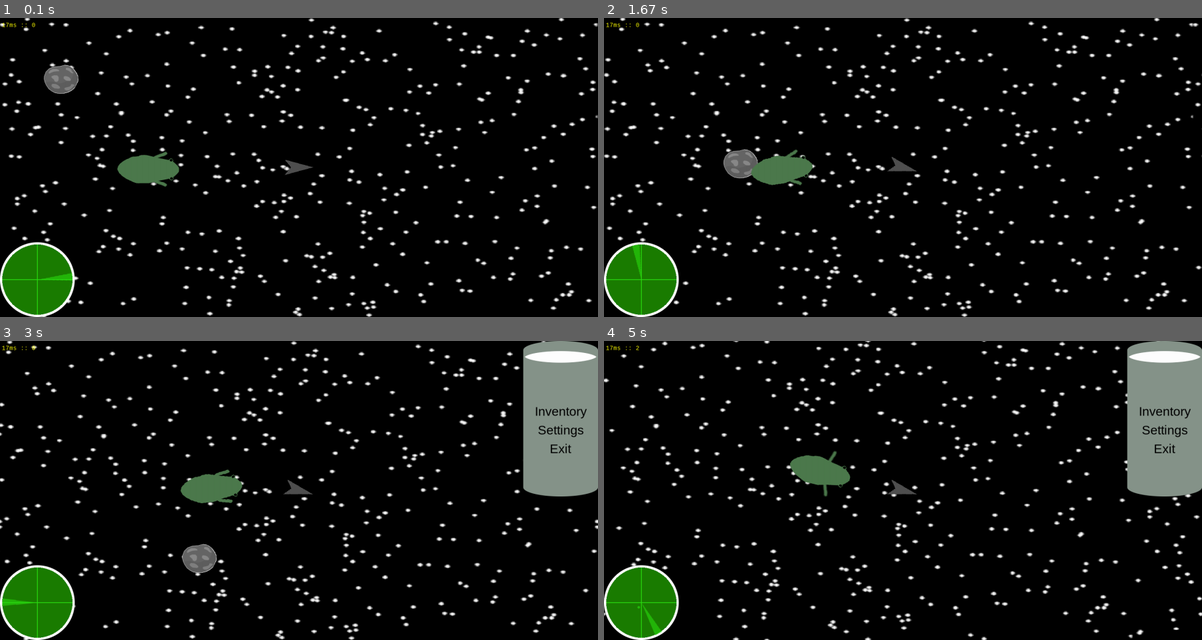
Above: before the commit, frames 1-4 (two rows, left to right).
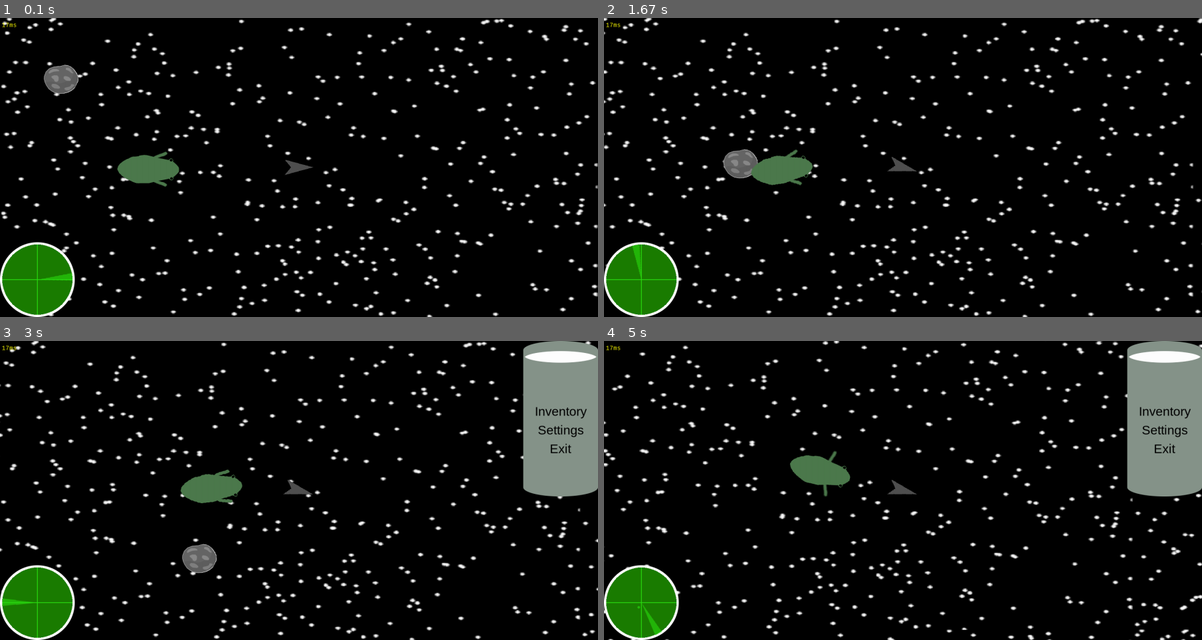
Above: after the commit, the same moments.

Repository: Jacob-OTW/Explorer-in-PyGame
Game: pygame game, started from main.py
The game is run twice, just before and just after one commit, with the same random seed, the same clock (stepped at 60 frames per second) and the same inputs.
Inputs (mouse positions are in pixels of both pictures, inside the frame that each line leads up to):
- Up to frame 1 (0.1 s): no input
- Up to frame 2 (1.67 s): tap Space at 0.33 s; click (1094, 158) at 0.72 s; tap D at 1 s; right-click (717, 122) at 1.38 s
- Up to frame 3 (3 s): tap Q at 1.67 s; tap E at 2 s; hold Up 2.33-2.63 s; hold Down 2.67-2.97 s
- Up to frame 4 (5 s): hold Up 3-3.37 s; tap Space at 3.07, 3.47, 3.87, 4.2, 4.53, 4.93 s; hold Down 3.4-3.77 s; hold Up 3.8-4.1 s; hold Down 4.13-4.43 s; hold Up 4.47-4.83 s; hold Down from 4.87 s (still down)

The runs differ from the first frame. In frame 1, 8.6% of the frame differs, in the area x 0-100%, y 0-100%; in frame 2, 8.5%; in frame 3, 7.9%; in frame 4, 8.2%.

Commit message:
creature_obj.py: Change for loop into filter function with lambda call
effects.py:
remove useless import statement

main.py:
Changed Mimic class call "is_player" is no longer required, it will check if the pass arg is of the type player_obj.py.Player

missile_obj.py:
Added predicted line-of-sight function with recursive call.
Optimised the way it checks for collisions with "overlaps_with" function.
Added Smooth turning, the turning process of the missile will no longer be instant, but rather, it can only turn at 2.5° each cycle.

nav_objs.py
Fixed typos
Changed the way the Mimic check if the passed arg is a player, it will check for type instead of asking for it via an extra arg.
Added Comments for better readability
Made "set_target" an object function instead of class

planet_obj.py:
Made the killing of an asteroid part of the reconstruct function.

player_obj.py:
Made "overlaps_with" part of settings.py:

settings.py:
Added "overlaps_with" function. It's a simple way to check if an object is colliding with any sprite from a group, it will return the objects that are colliding. The change was made because, it uses a rect collision before using a more resource intense call.

shop_UI_obj.py:
Removed useless import statement
Fixed typo in class name, was "Shop_UI" is now "ShopUI"

space_probe_obj.py:
Updated the way the player force is accuses, before it used 2 vars, now it uses a "pygame.math.vector2" object.

star_obj.py:
Fixed typos.
Changed indentation, so the lines were not too long.

Diff:
--- a/creature_obj.py
+++ b/creature_obj.py
@@ -1,6 +1,3 @@
-import pygame
-import math
-import random
 from settings import *
 from player_obj import play
 from space_probe_obj import space_probe_group
@@ -34,9 +31,9 @@
                 self.rect.y - play.rect.y) ** 2) < 200 and self.loot not in play.inventory:
             play.inventory.append(self.loot)
 
-        for probe in space_probe_group.sprites():
-            if dis_to(self.rect.center, probe.rect.center) < 2000:
-                self.seen = True
+        self.seen = bool(list(filter(
+            lambda probe: dis_to(self.rect.center, probe.rect.center) < 2000, space_probe_group.sprites()
+        )))
 
     def cycle_animation(self):
         speed = 0.3
--- a/effects.py
+++ b/effects.py
@@ -1,4 +1,3 @@
-import pygame
 from settings import *
 
 
--- a/main.py
+++ b/main.py
@@ -73,7 +73,7 @@
 
 my_font = pygame.font.SysFont("monospace", 16)  # setup font for text
 
-mimic_group.add(Mimic(play, is_player=True))
+mimic_group.add(Mimic(play))
 
 play.inventory.append('Radar')
 
@@ -85,8 +85,8 @@
 
     # Events
     handle_keys()  # Check if game quit or Keys were pressed
-    MT.check()  # Check if mouse button is down
-    player_group.update(planet_group)
+    MT.check()  # Check if mouse button is down and draw hearts
+    player_group.update(planet_group)  # planet_group is passed as an argument because it can't import it (circle)
     arrow_group.update()
     planet_group.update()
     creature_group.update()
@@ -127,7 +127,7 @@
     pop_up_group.draw(Stage.screen)
 
     # Text
-    text = my_font.render(f"{round(frame_time * 1000)}ms :: {len(radar_ping_group.sprites())}", True, (255, 255, 0))
+    text = my_font.render(f"{round(frame_time * 1000)}ms", True, (255, 255, 0))
     Stage.screen.blit(text, (5, 10))
 
     # Update
--- a/missile_obj.py
+++ b/missile_obj.py
@@ -1,5 +1,3 @@
-import pygame
-import math
 from settings import *
 from player_obj import play
 from planet_obj import planet_group
@@ -22,11 +20,23 @@
         self.rect = self.image.get_rect()
         self.mask = pygame.mask.from_surface(self.image)
         self.start = start
-        self.angle = 0
+        self.angle = play.angle
         self.health = 1200
         self.target = radar.lock
         self.seen = True
         self.speed = 15
+
+    def predicted_los(self, target, r=0):
+        if target:
+            t = dis_to(self.rect.center, self.predicted_los(target, r=r + 1) if r <= 2 else target.rect.center) / self.speed
+            return target.rect.centerx + (target.force[0] * int(t)), target.rect.centery + (
+                    -target.force[1] * int(t))
+        else:
+            return 0
+
+    def face_to(self, vector_pos):
+        angle = dir_to(self.rect.center, vector_pos) - 90
+        self.angle += math.sin(math.radians(angle - self.angle)) * 2.5
 
     def update(self):
         # Position
@@ -39,25 +49,17 @@
             self.kill()
 
         # Tracking
-        convert = 360 / (math.pi * 2)
-        if self.target:
-            x = self.target.rect.centerx + ((dis_to(self.rect.center, self.target.rect.center) / self.speed) * self.target.XF)
-            y = self.target.rect.centery + ((dis_to(self.rect.center, self.target.rect.center) / self.speed) * self.target.YF)
-            predict = (x, y)
-            self.angle = dir_to(self.rect.center, predict) - 90
-        self.start = (
-            self.start[0] + (math.cos(self.angle / convert) * self.speed), self.start[1] - math.sin(self.angle / convert) * self.speed)
+        if self.target is not None:
+            self.face_to(self.predicted_los(self.target))
+        v = pygame.math.Vector2((self.speed, 0)).rotate(self.angle)
+        self.start = pygame.math.Vector2((self.start[0] + v[0], self.start[1] - v[1]))
 
         # Collision
-        for planet in planet_group.sprites():
-            offset = (planet.rect.x - self.rect.x, planet.rect.y - self.rect.y)
-            if self.mask.overlap(planet.mask, offset):
-                if 'Asteroid' in planet.status:
-                    play.Current_Planet = None
-                    planet.reconstruct()
-                    planet.kill()
-                effect_group.add(Explosion((Stage.XScroll + self.rect.centerx, Stage.YScroll + self.rect.centery)))
-                self.kill()
+        for planet in overlaps_with(self, planet_group):
+            if 'Asteroid' in planet.status:
+                planet.reconstruct()
+            effect_group.add(Explosion((Stage.XScroll + self.rect.centerx, Stage.YScroll + self.rect.centery)))
+            self.kill()
 
 
 missile_group = pygame.sprite.Group()
--- a/nav_objs.py
+++ b/nav_objs.py
@@ -1,13 +1,13 @@
 from settings import *
-from player_obj import play
+from player_obj import play, Player
 
 
 class Mimic(pygame.sprite.Sprite):
-    def __init__(self, target, is_player=False):
+    def __init__(self, target):
         super().__init__()
-        self.player = is_player
+        self.player = True if type(target) == Player else False
         self.target = target
-        self.div = 5 if self.player else 10
+        self.div = 5 if self.player else 10  # If the player was drawn at that size, it would be too small
         self.image = pygame.transform.scale(self.target.image,
                                             (self.target.rect.width / self.div, self.target.rect.height / self.div))
         self.rect = self.image.get_rect()
@@ -35,7 +35,7 @@
     def __init__(self):
         super().__init__()
         self.stored = pygame.image.load('Assets/arrow.png').convert_alpha()
-        self.image = self.stored
+        self.image = pygame.transform.rotozoom(self.stored, 0, 1.0)
         self.rect = self.image.get_rect()
         self.angle = 0
 
@@ -47,65 +47,61 @@
             self.angle = dir_to(self.rect.center, map_selector.target.target.rect.center)
 
 
-arrow_group = pygame.sprite.GroupSingle()
 arrow = Arrow()
-arrow_group.add(arrow)
+arrow_group = pygame.sprite.GroupSingle(arrow)
 
 
-class Map_Selector(pygame.sprite.Sprite):
+class MapSelector(pygame.sprite.Sprite):
     def __init__(self):
         super().__init__()
         self.image = pygame.Surface((20, 20))
-        self.image.fill('Blue')
+        self.image.fill('Green')
         self.rect = self.image.get_rect()
         self.target = None
-        self.target_index = 1  # Starts with 1 because 0 is the ship
+        self.target_index = 1  # Starts with 1 because 0 is the player
         self.possible = []
         for mimic in mimic_group.sprites():
-            if mimic.target.seen:
+            if Mimic(mimic).target.seen:
                 self.possible.append(mimic)
 
     def update(self):
         if self.target and not self.target.target.seen:
-            Map_Selector.next_target()
-        if self.possible and self.target:
+            self.next_target()
+        if self.possible and self.target is not None:  # There are possible options, and the local option is not None
             self.rect.center = self.target.rect.center
         if self.target and not self.target.alive():
             self.target = None
 
-    @classmethod
-    def next_target(cls):
+    def next_target(self):
         # Set possible to all mimic that are on the map
-        a = []
-        for i in mimic_group.sprites():
-            if i.target.seen and not i.player:
-                a.append(i)
-        map_selector.possible = a
+        possible = []
+        for mimic in mimic_group.sprites():
+            if Mimic(mimic).target.seen and not Mimic(mimic).player:
+                possible.append(mimic)
+        self.possible = possible
 
         # Set a target if not target is set.
-        if map_selector.target:
-            map_selector.target_index += 1
-            if map_selector.target_index > len(a) - 1:
-                map_selector.target_index = 0
-        if len(map_selector.possible) <= map_selector.target_index:
-            map_selector.target_index = len(map_selector.possible) - 1
-        map_selector.target = map_selector.possible[map_selector.target_index]
+        if self.target:
+            self.target_index += 1
+            if self.target_index > len(possible) - 1:
+                self.target_index = 0
+        if len(self.possible) <= self.target_index:
+            self.target_index = len(self.possible) - 1
+        self.target = self.possible[self.target_index]
 
-    @classmethod
-    def set_target(cls, obj):
+    def set_target(self, obj):
         a = obj.target
-        for i in mimic_group.sprites():
-            if i.target == a:
-                map_selector.possible.append(i)
-                map_selector.target = i
+        for mimic in mimic_group.sprites():
+            if Mimic(mimic).target == a:
+                self.possible.append(mimic)
+                self.target = mimic
 
 
-map_selector_group = pygame.sprite.GroupSingle()
-map_selector = Map_Selector()
-map_selector_group.add(map_selector)
+map_selector = MapSelector()
+map_selector_group = pygame.sprite.GroupSingle(map_selector)
 
 
-class Map_UI(pygame.sprite.Sprite):
+class MapUI(pygame.sprite.Sprite):
     def __init__(self):
         super().__init__()
         self.image = pygame.image.load('Assets/map_ui.png').convert_alpha()
@@ -113,6 +109,5 @@
         self.map = False
 
 
-map_ui_group = pygame.sprite.Group()
-map_ui = Map_UI()
-map_ui_group.add(map_ui)
+map_ui = MapUI()
+map_ui_group = pygame.sprite.Group(map_ui)
--- a/planet_obj.py
+++ b/planet_obj.py
@@ -1,6 +1,3 @@
-import math
-import pygame
-import random
 from settings import *
 from player_obj import play
 from space_probe_obj import space_probe_group
@@ -56,6 +53,9 @@
         y1 = random.randint(-8000, 8000)
         v = random.uniform(-5, 5), random.uniform(-5, 5)
         planet_group.add(Planet(x1, y1, force=v, costume_num='asteroid', status=['Asteroid', 'Loot'], loot=self.loot))
+        if play.Current_Planet == self:
+            play.Current_Planet = None
+        self.kill()
 
     def update(self):
         if 'Static' in self.status:  # Things to do if Static
--- a/player_obj.py
+++ b/player_obj.py
@@ -85,7 +85,7 @@
         self.lander_img = pygame.transform.rotate(pygame.image.load('Assets/Lander.png').convert_alpha(), self.angle)
         self.mask = pygame.mask.from_surface(self.lander_img)
 
-        for obj in self.overlaps_with(planet_group):
+        for obj in overlaps_with(self, pygame.sprite.Group(planet_group)):
             keys = pygame.key.get_pressed()
             if not keys[pygame.K_SPACE]:
                 self.Current_Planet = obj
@@ -99,14 +99,6 @@
     def rotate(self, r):  # change the rotation value and render a new img
         self.angle += r
 
-    def overlaps_with(self, group: pygame.sprite.AbstractGroup):
-        col = pygame.sprite.spritecollide(self, group, False)
-        overlapping = []
-        for obj in col:
-            if self.mask.overlap(obj.mask, (obj.rect.x - self.rect.x, obj.rect.y - self.rect.y)):
-                overlapping.append(obj)
-        return overlapping
-
     def accelerate(self):  # Convert is needed because math.sin and math.cos work in radian instead of degrees
         x = math.cos(math.radians(self.angle)) * 0.1
         y = math.sin(math.radians(self.angle)) * -0.1
--- a/settings.py
+++ b/settings.py
@@ -39,7 +39,7 @@
         self.start = (self.start[0], Stage.World_Size_Y / 2)
 
 
-def split(a, n, r):  # Split a into n parts and return the r(th) value, used to spread workload over cycles
+def split(a, n, r):  # Split "a" into n parts and return the r(th) value, used to spread workload over cycles
     k, m = divmod(len(a), n)
     store = (a[i * k + min(i, m):(i + 1) * k + min(i + 1, m)] for i in range(n))
     return list(store)[r]
@@ -77,3 +77,12 @@
     x = tp[0] - mp[0]
     y = tp[1] - mp[1]
     return math.sqrt(x ** 2 + y ** 2)
+
+
+def overlaps_with(self, group: pygame.sprite.Group):
+    col = pygame.sprite.spritecollide(self, group, False)
+    overlapping = []
+    for obj in col:
+        if self.mask.overlap(obj.mask, (obj.rect.x - self.rect.x, obj.rect.y - self.rect.y)):
+            overlapping.append(obj)
+    return overlapping
--- a/shop_UI_obj.py
+++ b/shop_UI_obj.py
@@ -1,4 +1,3 @@
-import pygame
 from settings import *
 from player_obj import play
 from pop_up_obj import add_pop_up
@@ -74,7 +73,7 @@
     shop_ui.shop_list[shop_ui.max_shop_length] = 'Return'
 
 
-class Shop_UI(pygame.sprite.Sprite):
+class ShopUI(pygame.sprite.Sprite):
     def __init__(self):
         super().__init__()
         self.max_shop_length = 7  # Max amount of fields (n+1)
@@ -212,5 +211,5 @@
 
 
 shop_ui_group = pygame.sprite.GroupSingle()
-shop_ui = Shop_UI()
+shop_ui = ShopUI()
 shop_ui_group.add(shop_ui)
--- a/space_probe_obj.py
+++ b/space_probe_obj.py
@@ -5,7 +5,7 @@
 
 def add_probe():
     probe = Probe((Stage.XScroll + Stage.SCREEN_WIDTH / 2, Stage.YScroll + Stage.SCREEN_HEIGHT / 2), angle=play.angle,
-                  force=(play.XF, play.YF))
+                  force=play.force)
     space_probe_group.add(probe)
     mimic_group.add(Mimic(probe))
 
@@ -25,7 +25,7 @@
         self.start += self.force
         self.image = pygame.transform.rotate(self.stored, self.angle)
         self.rect = self.image.get_rect(center=(self.start[0] - Stage.XScroll, self.start[1] - Stage.YScroll))
-        Stage.loop(self)
+        loop(self)
 
 
 space_probe_group = pygame.sprite.GroupSingle()
--- a/star_obj.py
+++ b/star_obj.py
@@ -4,12 +4,14 @@
 
 class Stars:  # This class is used for the background tiles
     StarList = []  # Objects are added to this list
-    test_img = pygame.transform.scale(pygame.image.load(f'Assets/BG/BG{random.randint(1, 3)}.png').convert_alpha(), (Stage.SCREEN_WIDTH, Stage.SCREEN_HEIGHT))
+    test_img = pygame.transform.scale(pygame.image.load(f'Assets/BG/BG{random.randint(1, 3)}.png').convert_alpha(),
+                                      (Stage.SCREEN_WIDTH, Stage.SCREEN_HEIGHT))
 
     @classmethod
-    def randomBG(cls):
+    def random_bg(cls):
         # Returns one of the random images for the Background
-        return pygame.transform.scale(pygame.image.load(f'Assets/BG/BG{random.randint(1, 3)}.png').convert_alpha(), (Stage.SCREEN_WIDTH, Stage.SCREEN_HEIGHT))
+        return pygame.transform.scale(pygame.image.load(f'Assets/BG/BG{random.randint(1, 3)}.png').convert_alpha(),
+                                      (Stage.SCREEN_WIDTH, Stage.SCREEN_HEIGHT))
 
     @classmethod
     def draw(cls):
@@ -33,7 +35,7 @@
 
     def __init__(self, x, y):
         self.position = pygame.math.Vector2((x, y))
-        self.img = self.randomBG()
+        self.img = self.random_bg()
 
     def move(self):
         x, y = self.position - play.force
@@ -51,6 +53,6 @@
             y = 0 - Stage.SCREEN_HEIGHT
             c = True
         if c:
-            self.img = Stars.randomBG()
+            self.img = Stars.random_bg()
 
         self.position = (x, y)
